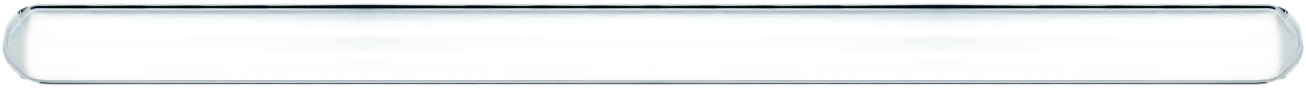
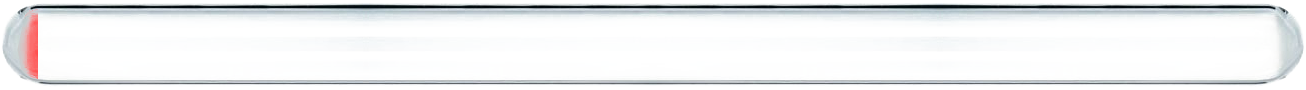
The second 1306 × 90 image is a revision of the first. Changes to its layers:
added layer "레이어 6" (70%) above "레이어 5" over [17, 6, 38, 79]
